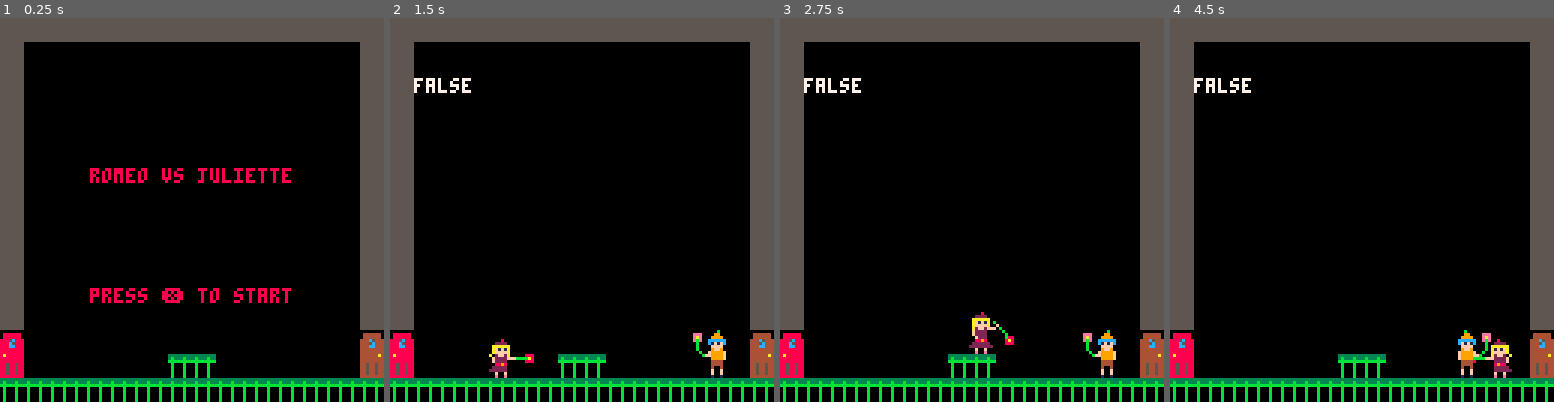
Above: before the commit, frames 1-4 (left to right).
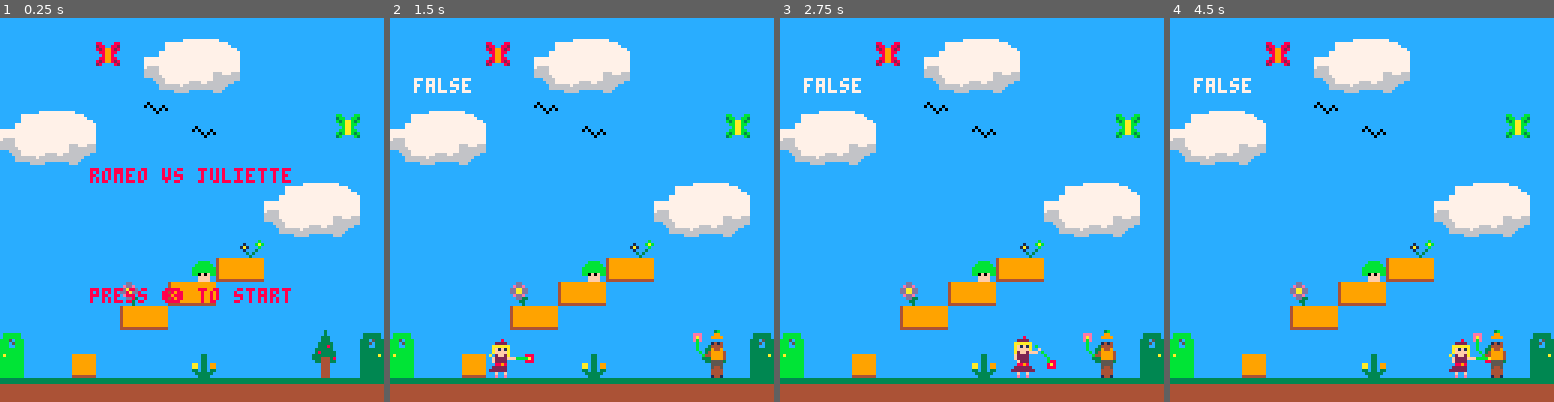
Above: after the commit, the same moments.

Repository: adatechschool/projet_collectif_pico_8-projet_petit_elon
Game: PICO-8 cartridge quentind2.p8
Two runs of this game, one before a commit and one after it. Both use one fixed random seed, a clock stepped at 60 frames per second and the inputs below.
Inputs:
- Up to frame 1 (0.25 s): no input
- Up to frame 2 (1.5 s): tap X (X key) at 0.33, 1.07 s; tap O (Z key) at 0.7 s
- Up to frame 3 (2.75 s): hold Right 1.6-2.1 s; tap O (Z key) at 1.7, 2.1, 2.5 s; tap X (X key) at 1.85 s; hold Up 2.15-2.42 s; hold Right from 2.47 s (still down)
- Up to frame 4 (4.5 s): tap O (Z key) every 0.4 s from 2.9 to 4.1 s; tap X (X key) at 2.97, 4.08 s; release Right at 3.03 s; hold Left 3.08-3.58 s; hold Right from 4.02 s (still down)

The runs differ from the first frame. In frame 1, 97% of the frame differs, in the area x 0-100%, y 0-100%; in frame 2, 97%; in frame 3, 98%; in frame 4, 98%.

Commit message:
mise à niveau 02032022

Diff:
--- a/quentind2.p8
+++ b/quentind2.p8
@@ -695,24 +695,56 @@
 
 
 
+…(32 lines of a section not shown)…
 __gff__
-0000000000000000030000000000000000000000000000000000000000000000000000000000000000000000000000000000000000000000000000000000000003000408100000000000000000000000030004082000000000000000000000000000000000000000000000000000000000000000000000000000000000000000
+0000000000000003000000040800000000000000000000000000000408000000000000000000000000000003000000000000000000000000000000030000000003000408100000030300000000000000030004082000000303000000000000000000000000000000000000000000000000000300000000000300000000000000
 0000000000000000000000000000000000000000000000000000000000000000000000000000000000000000000000000000000000000000000000000000000000000000000000000000000000000000000000000000000000000000000000000000000000000000000000000000000000000000000000000000000000000000
 __map__
-5050505050505050505050505050505050505050505050505050505050505050505050505050505050505050505050505050505050505050505050505050505050505050505050505050505050505050505050505050505050505050505050505050505050505050505050505050505000000000000000000000000000000000
-5000000000000000000000000000005050000000000000000000000000000050500000000000000000000000000000505000000000000000000000000000005050000000000000000000000000000050500000000000000000000000000000505000000000000000000000000000005000000000000000000000000000000000
-5000000000000000000000000000005050000000000000000000000000000050500000000000000000000000000000505000000000000000000000000000005050000000000000000000000000000050500000000000000000000000000000505000000000000000000000000000005000000000000000000000000000000000
-5000000000000000000000000000005050000000000000000000000000000050500000000000000000000000000000505000000000000000000000000000005050000000000000000000000000000050500000000000000000000000000000505000000000000000000000000000005000000000000000000000000000000000
-5000000000000000000000000000005050000000000000000000000000000050500000000000000000000000000000505000000000000000000000000000005050000000000000000000000000000050500000000000000000000000000000505000000000000000000000000000005000000000000000000000000000000000
-5000000000000000000000000000005050000000000000000000000000000050500000000000000000000000000000505000000000000000000000000000005050000000000000000000000000000050500000000000000000000000000000505000000000000000000000000000005000000000000000000000000000000000
-5000000000000000000000000000005050000000000000000000000000000050500000000000000000000000000000505000000000000000000000000000005050000000000000000000000000000050500000000000000000000000000000505000000000000000000000000000005000000000000000000000000000000000
-5000000000000000000000000000005050000000000000000000000000000050500000000000000000000000000000505000000000000000000000000000005050000000000000000000000000000050500000000000000000000000000000505000000000000000000000000000005000000000000000000000000000000000
-5000000000000000000000000000005050000000000000000000000000000050500000000000000000000000000000505000000000000000000000000000005050000000000000000000000000000050500000000000000000000000000000505000000000000000000000000000005000000000000000000000000000000000
-5000000000000000000000000000005050000000000000000000000000000050500000000000000000000000000000505000000000000000000000000000005050000000404000000000000000000050500000000000000000000000000000505000000000000000000000000000005000000000000000000000000000000000
-5000000000000000000000000000005050000000000000000000000000000050500000000000000000000000000000505000000000000000000000000000005050000000404040000000000000000050500000000000000000000000000000505000000000000000000000000040005000000000000000000000000000000000
-5000000000000000000000000000005050000040000000000000000000000050500000000000000000000000000000505000000000000000000000000000005050000000000000400000000040000050500000400000000000000000004000505000000000004000000000000000005000000000000000000000000000000000
-5000000000000000000000000000005050000000000000000040000000000050500000000000000000000000000000505000000000000000000000000000005050000000000000000000004000000050500000004000000000404000004000505000000000000000000000400000005000000000000000000000000000000000
-5000540040000000004000000000004243000000000000000000000000000042430000000000000000000000000000424300000000000000000000000000004243000000000000000000000000000042430000000000000000400000000000424300000000000000000000004400005000000000000000000000000000000000
-5000000000000000000000000000005253000000000000000000000000000052530000000040000000000040000000525300000000000040400000000000005253000000000000000000000000000052530000000000000000000000000000525300000000000000000000000000005000000000000000000000000000000000
-4040404040404040404040404040404040404040404040404040404040404040404040404040404040404040404040404040404040404040404040404040404040404040404040404040404040404040404040404040404040404040404040404040404040404040404040404040404000000000000000000000000000000000
-00000000000000000000000000002b2b2b2b2b2b2b2b2b2b2b2b2b2b2b00002b2b2b2b2b2b2b2b2b2b00000000000000000000000000000000000000000000002b2b2b2b2b2b00000000000000000000000000000000000000000000000000000000000000000000000000000000000000000000000000000000000000000000
+474747474748464646464847474747474770707070704a4b4c4d7070707070474770707070704a4b4c4d7070707070474770707070704a4b4c4d707070707047477070707f704a4b4c4d7070707070474770707070704a4b4c4d7070707070474747474747474770704747474747474700000000000000000000000000000000
+477070704846464648464648707f70474770707070705a5b5c5d70707070704747707f7070705a5b5c5d707070707047477070706e705a5b5c5d7070707070474749707070705a5b5c5d7070707070474770707070705a5b5c5d70707f70704747707070704a4b70707070707070704700000000000000000000000000000000
+477070484646464848484646487070474770707070706a6b6c6d7070707070474770707070706a6b6c6d7070707070474770707070706a6b6c6d7070707070474970704970706a6b6c6d7070707070474770707070706a6b6c6d70707070704747497070705a5b50507070707070704700000000000000000000000000000000
+47704846464648565648464646487047474b4c4d70707a7b7c7d707070704949474b4c4d70707a7b7c7d707070707047474b4c4d7070497b7c7d7070707070474a4b4c4d70707a7b7c7d707070707047474b4c4d70707a7b7c7d4970707070474770707070706a56567070707070704700000000000000000000000000000000
+477048464648485656484846464870495a5b5c5d707070706e707070707070475a5b5c5d7070707070707070707070475a5b5c5d707070704970707070707f475a5b5c5d706e70707070706e707070475a5b5c5d70706e707049704970707047474970707070505656504c4d7070704700000000000000000000000000000000
+477048464648565656564846464849476a6b6c6d7070707070707070707070476a6b6c6d707064707070706e707070476a6b6c6d7070707070707070707070476a6b6c6d7070707070707070707070476a6b6c6d7070707070707070707070474770706e7070565656565c5d7070704700000000000000000000000000000000
+47704846484856565656484846487047477b7c7d707070707070704a4b4c4d47477b7c7d705e74707070704a4b4c4d47477b7c7d707070707070704a4b4c4d47477b7c7d707070707070704a4b4c4d477a7b7c7d707070707070704a4b4c4d4747707070705056565656506d7070704700000000000000000000000000000000
+47704846485656565656564846487047477f70704f7070707070705a5b5c5d4747707070575878787070705a5b5c5d4747707070707070707070705a5b5c5d4747707070707070707070705a5b5c5d4747707070707070707070705a5b5c5d47477070705056565656565650706e704700000000000000000000000000000000
+4770484856565656565656564848704747707070575878707070706a6b6c6d4747707070707070707070706a6b6c6d4747707070707070707070706a6b6c6d4747707070707070707070706a6b6c6d4747707070707070707070706a6b6c6d474770707056565656565644567070704700000000000000000000000000000000
+4770484856565656565654564848704747707070707070707070707a7b7c7d4747707070707070705f70707a7b7c7d47477070707070707070707e7a7b7c7d4747707070707070707070647a7b4e7d47477070707070707070704f7070707d494770705056565656565656565070704700000000000000000000000000000000
+4770485656565656565656565648704747705e7070707070706470707047474747704e7070707070587878707070704747707070707070705f5758707070704747707070707070707070747070787047477070707070707078787870707070474770705656565656565648485670704700000000000000000000000000000000
+47704856485656565648484856487047475758787070707070746f70707070477070575870707070707070707070704747707070704f705758707070707070474770705e707070707070787878707047477070705e705f7870707070707070474770505656565656564856565650704700000000000000000000000000000000
+4770485656484856565656565656704747707070707070787858787070707047477070707878707070707070707070474770707070575870707070707070704747707078587870707070707070707047477070575878787070707070707070474770565656564848485656565656704700000000000000000000000000000000
+4770485656565656565656565666704243707070707070707070707070707042437070707070707070707070707070424370707070707070707070707064704243707070707070707070707070707042437070707070707070707070707070424370675656565656565656565656704700000000000000000000000000000000
+474e4856565656565656565656767052537070707070707e707070707e7070525370707e70707070707070707e70705253707078707070706f70707070747052537070706f7070707878705f7070705253707070707070707070707e7070705253707756565656565656565656565f4700000000000000000000000000000000
+7272727272727272727272727272727272727272727272727272727272727272727272727272727272727272727272727272727272727272727272727272727272727272727272727272727272727272727272727272727272727272727272727272727272727272727272727272727200000000000000000000000000000000
+00000000000000000000000000002b2b2b2b2b2b00002b2b2b2b2b2b2b00002b2b2b2b2b2b2b2b2b2b00000000000000000000000000000000000000000000002b2b2b2b2b2b00000000000000000000000000000000000000000000000000000000000000000000000000000000000000000000000000000000000000000000
Not shown, changed: 93 lines of the sprite sheet (__gfx__) section of quentind2.p8
Not shown, changed: the thumbnail (__label__) section of quentind2.p8
